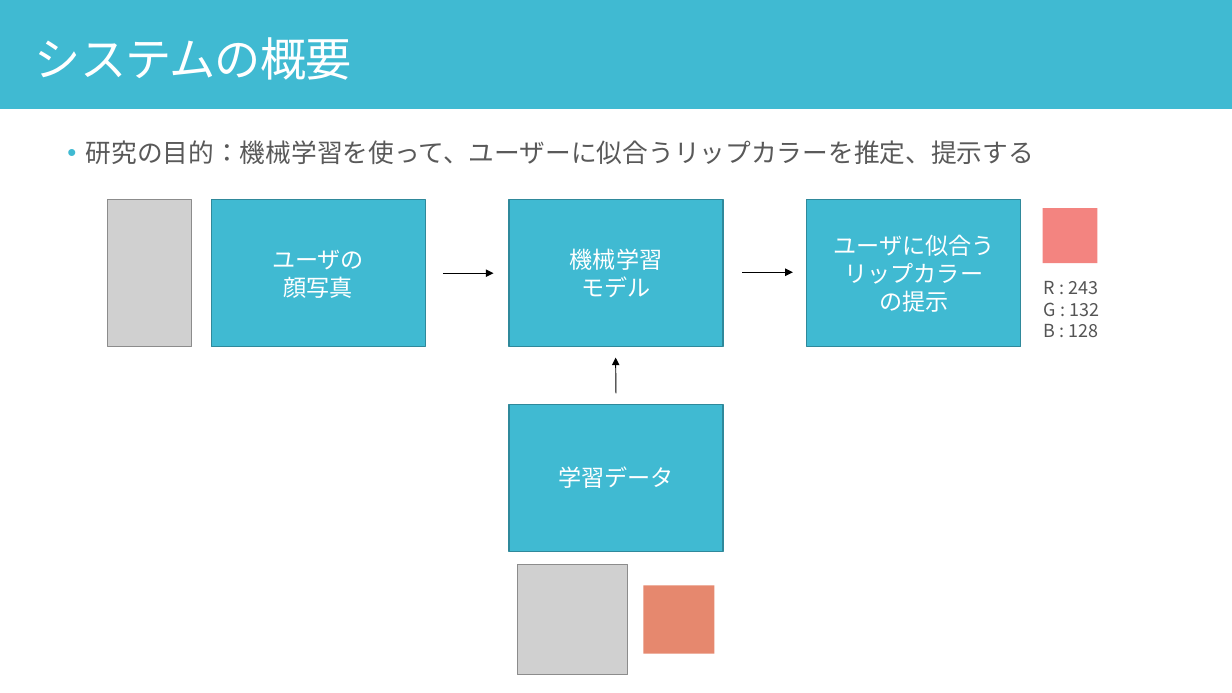
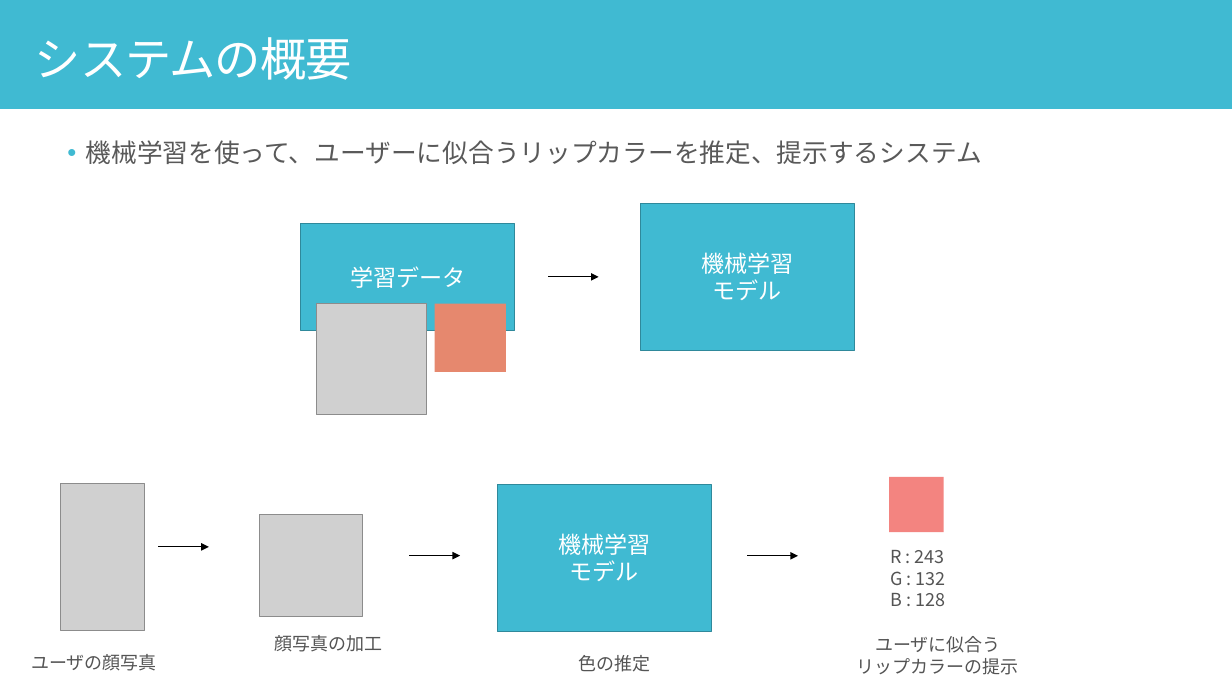
Before and after one commit to yuu5322/sci23, a slide deck: slide 8 of 口頭試問.pptx. Drawn at 1232x693 pixels with LibreOffice and Linux fonts; fonts in the diff are those of the drawing; grey boxes stand for pictures. Boxes give left, top, right and bottom in pixels: in the first picture for what was removed or moved away, otherwise in the second. Text is boxed around its words. In the diff, an @@ line names an element or a change of style, - is before the commit and + after.

Commit message:
update

```diff
--- a/口頭試問.pptx
+++ b/口頭試問.pptx
@@ text at (86, 140, 982, 164): text changed @@
-• 研究の目的：機械学習を使って、ユーザーに似合うリップカラーを推定、提示する
+• 機械学習を使って、ユーザーに似合うリップカラーを推定、提示するシステム
@@ rectangle added at (640, 203, 855, 350), fill #40BAD2, outline #2F8A9B 0.85 pt, 18 pt, text #FFFFFF @@
+機械学習
+モデル
@@ rectangle "学習データ": place and size @@
-rectangle "学習データ" at (509, 404, 724, 551)
+rectangle "学習データ" at (300, 224, 515, 331)
@@ arrow added from (548, 277) to (599, 277), #000000 0.75 pt @@
@@ picture: place and size @@
-picture at (518, 565, 628, 676)
+picture at (316, 304, 427, 415)
@@ rectangle: place and size @@
-rectangle at (643, 585, 714, 653)
+rectangle at (435, 304, 506, 372)
@@ arrow removed from (616, 394) to (616, 358) @@
@@ rectangle: place and size @@
-rectangle at (1043, 208, 1097, 263)
+rectangle at (889, 477, 944, 532)
@@ picture: place and size @@
-picture at (108, 200, 192, 347)
+picture at (61, 484, 145, 631)
@@ rectangle "機械学習": place and size @@
-rectangle "機械学習" at (509, 200, 724, 347)
+rectangle "機械学習" at (497, 484, 712, 631)
@@ picture added at (260, 515, 362, 617) @@
@@ arrow moved from (443, 274) - (494, 274) to (158, 547) - (209, 547) @@
@@ arrow added from (409, 555) to (460, 555), #000000 0.75 pt @@
@@ arrow moved from (742, 273) - (793, 273) to (748, 556) - (799, 556) @@
@@ text "R : 243": place and size @@
-text "R : 243" at (1044, 281, 1099, 337)
+text "R : 243" at (890, 550, 946, 606)
@@ text "ユーザに似合う" at (857, 636, 1019, 675): vertical alignment middle to top; fill #40BAD2 to none; outline #2F8A9B 0.85 pt to none @@
@@ text "ユーザに似合う": place and size @@
-text "ユーザに似合う" at (807, 200, 1021, 347)
+text "ユーザに似合う" at (857, 636, 1019, 675)
@@ text "ユーザの顔写真": place and size @@
-text "ユーザの顔写真" at (211, 200, 425, 347)
+text "ユーザの顔写真" at (31, 654, 157, 671)
@@ text "ユーザの顔写真" at (31, 654, 157, 671): vertical alignment middle to top; fill #40BAD2 to none; outline #2F8A9B 0.85 pt to none @@
@@ text at (31, 654, 157, 671): text changed; size 18 to 14 pt; font Cabin to Noto Sans CJK JP; text colour #FFFFFF to #545454 @@
-ユーザの
-顔写真
+ユーザの顔写真
@@ text added at (275, 635, 383, 652), 14 pt, text #545454 @@
+顔写真の加工
@@ text added at (578, 655, 650, 672), 14 pt, text #545454 @@
+色の推定
@@ text at (857, 658, 1019, 675): text changed; size 18 to 14 pt; font Cabin to Noto Sans CJK JP; text colour #FFFFFF to #545454 @@
-リップカラー
-の提示
+リップカラーの提示
@@ text at (875, 636, 1001, 653): size 18 to 14 pt, font Cabin to Noto Sans CJK JP, text colour #FFFFFF to #545454 in "ユーザに似合う" @@
```
Also in this commit, not shown: 17 other slides changed, 3 slides added, 3 slides removed.
